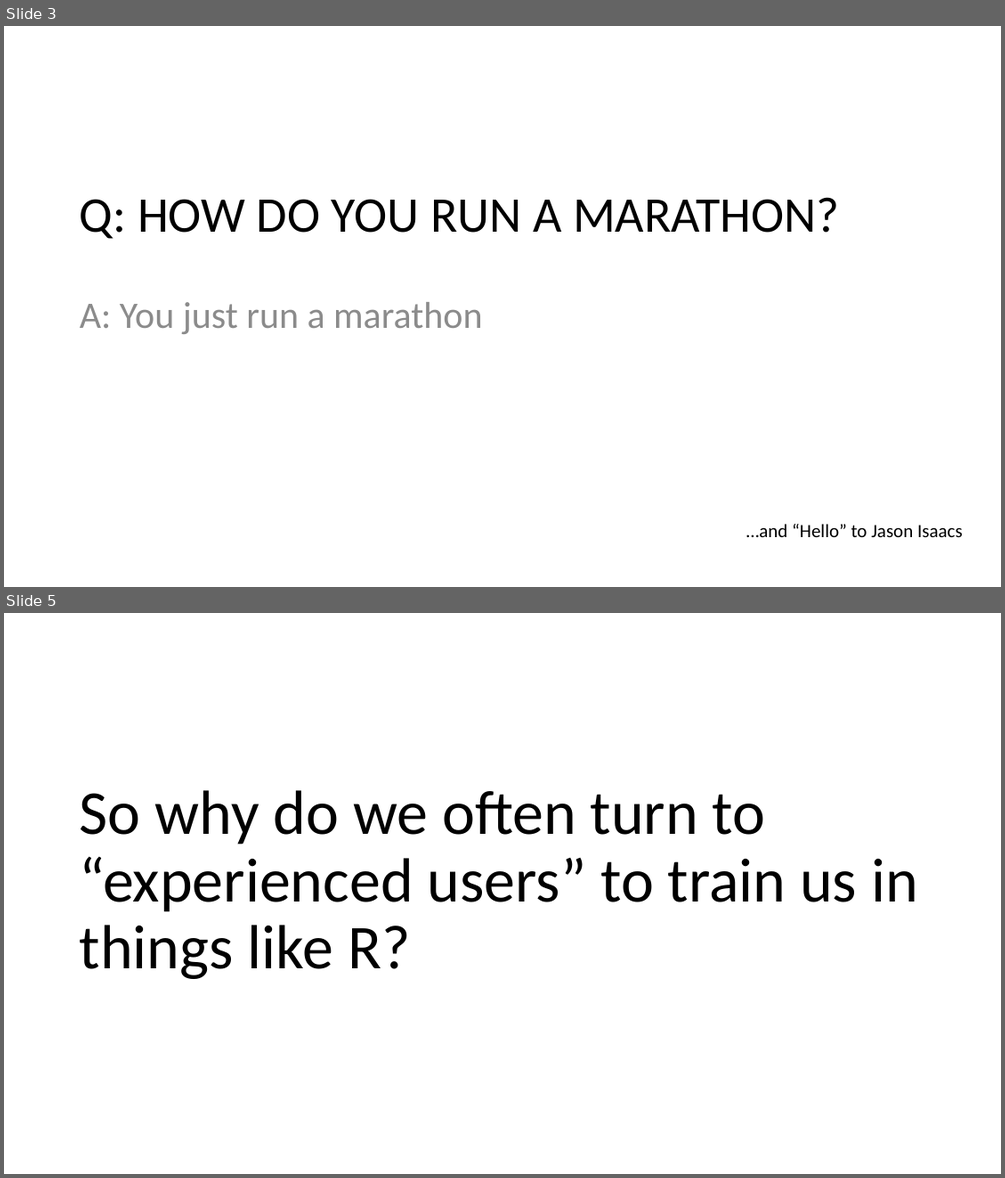
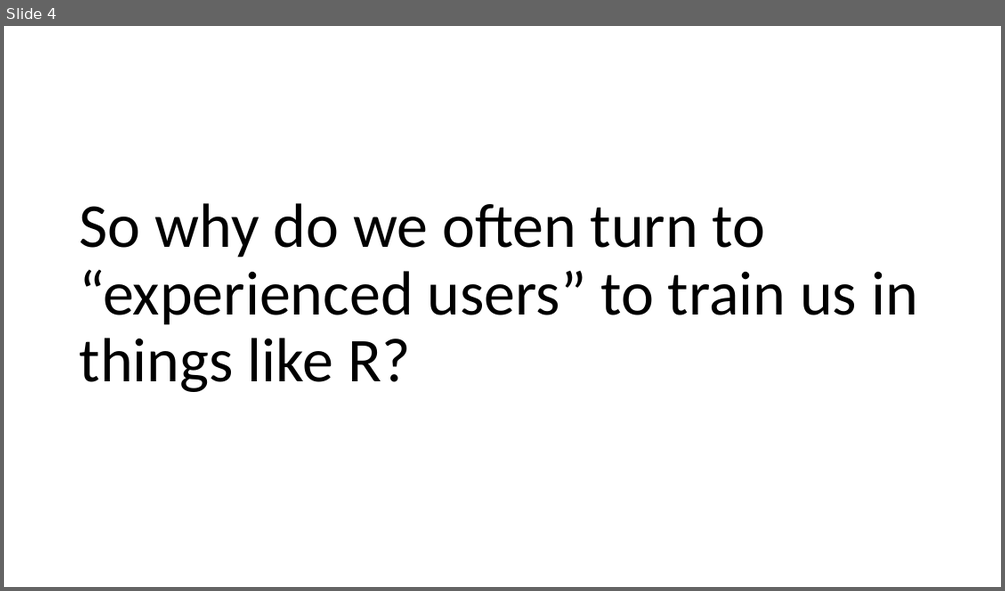
Before and after one commit to MikeKSmith/RStudioConf2020, a slide deck: Learn to teach_MikeKSmith.pptx. Shown one above the other, each under a label of ours: slides 3 and 5 before the commit, slide 4 after it; the slides between them are not shown. The pictures are 1005x1178 and 1005x591 pixels, drawn with LibreOffice and Linux fonts; fonts in the diff are those of the drawing. Boxes give left, top, right and bottom in pixels: in the first picture for what was removed or moved away, otherwise in the second. Text is boxed around its words. In the diff, an @@ line names an element or a change of style, - is before the commit and + after.

```diff
--- a/Learn to teach_MikeKSmith.pptx
+++ b/Learn to teach_MikeKSmith.pptx
@@ slide 3 removed at (x1=4, y1=26, x2=1001, y2=587), background #FFFFFF @@
@@ title removed at (x1=80, y1=197, x2=840, y2=239) @@
-Q: HOW DO YOU RUN A MARATHON?
@@ text removed at (x1=80, y1=302, x2=482, y2=334) @@
-A: You just run a marathon
@@ text removed at (x1=746, y1=524, x2=963, y2=537) @@
-…and “Hello” to Jason Isaacs
@@ what was slide 5 is now slide 4 @@
```
Also in this commit, not shown: 8 slides changed, 5 slides added.
